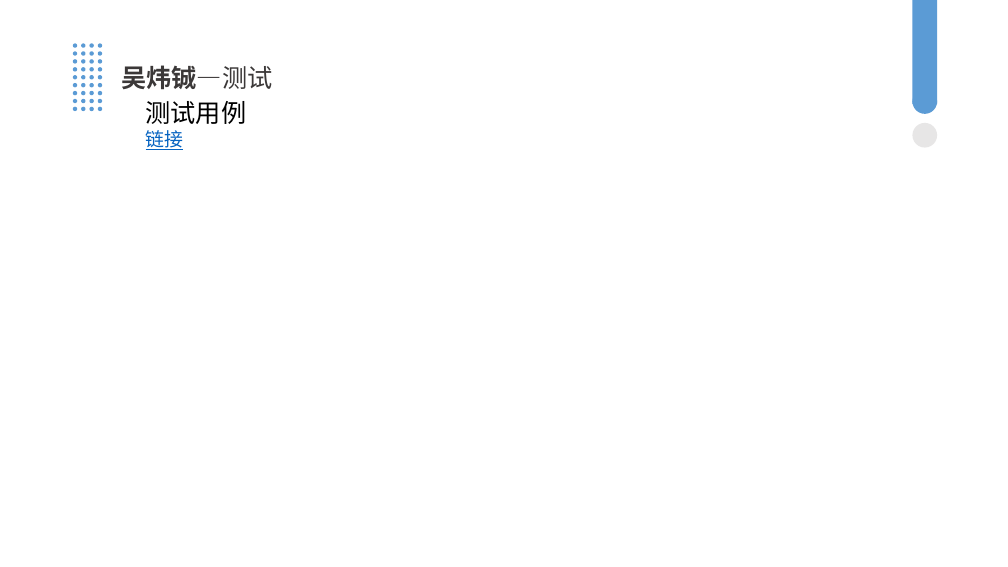
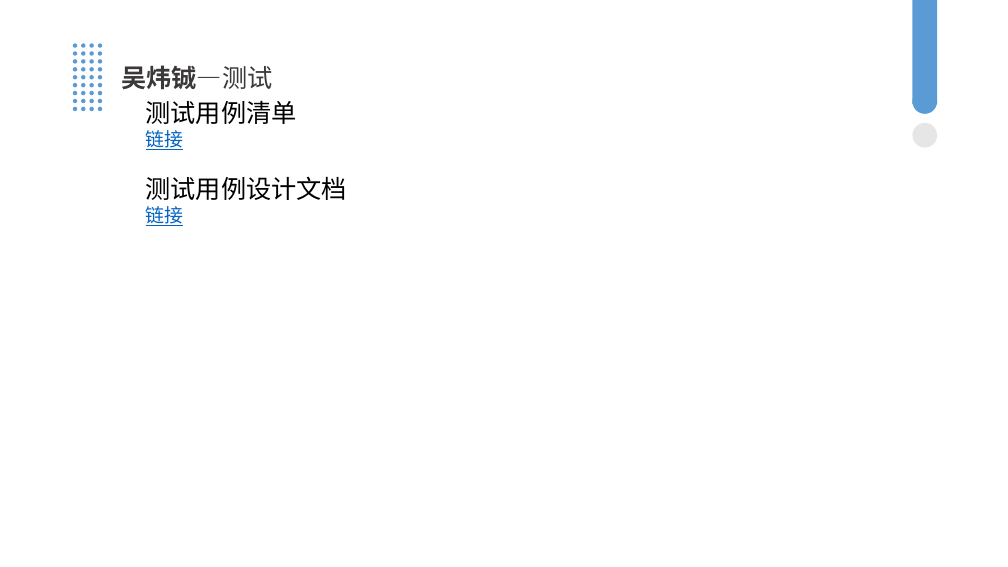
Before and after one commit to Starmoon30/Random-Shop, a slide deck: slide 21 of 第三次阶段性评审PPT.pptx (slide 20 before the commit). Drawn at 1008x567 pixels with LibreOffice and Linux fonts; fonts in the diff are those of the drawing. Boxes give left, top, right and bottom in pixels: in the first picture for what was removed or moved away, otherwise in the second. Text is boxed around its words. In the diff, an @@ line names an element or a change of style, - is before the commit and + after.

```diff
--- a/第三次阶段性评审PPT.pptx
+++ b/第三次阶段性评审PPT.pptx
@@ text at (x1=146, y1=100, x2=297, y2=124): text changed @@
-测试用例
+测试用例清单
@@ text at (x1=146, y1=176, x2=348, y2=226): paragraphs added @@
+测试用例设计文档
+链接
```
Also in this commit, not shown: 3 other slides changed, 1 slide added, 43 other files.
